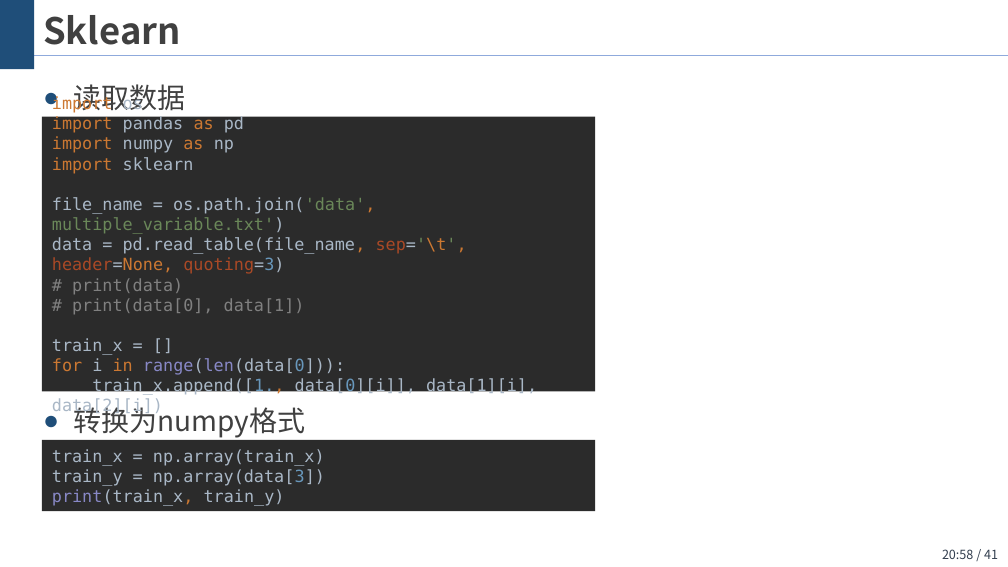
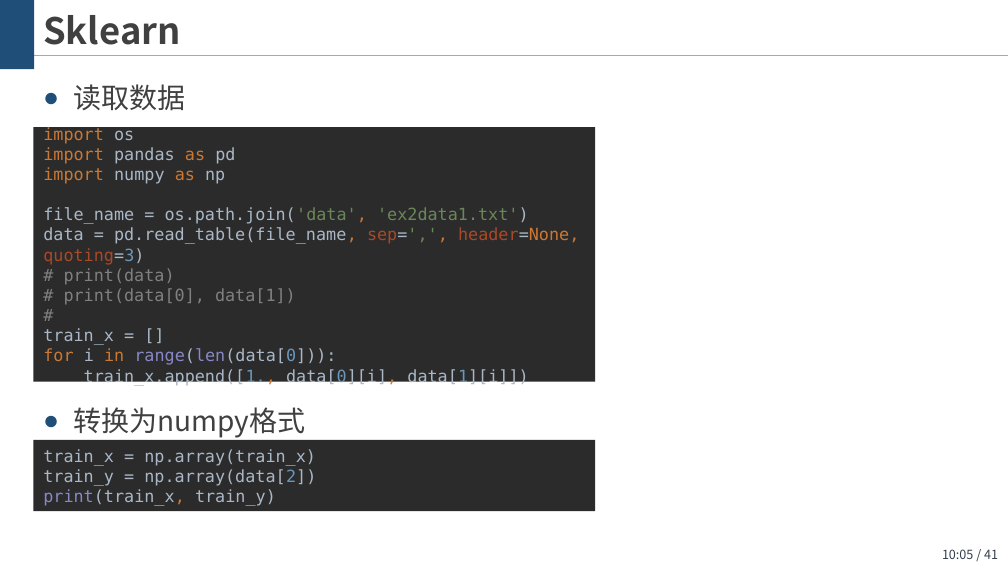
Before and after one commit to wangjin0818/Artificial_Intelligence_2021, a slide deck: slide 41 of chapter 03 - Logistic regression/逻辑斯蒂回归.pptx. Drawn at 1008x567 pixels with LibreOffice and Linux fonts; fonts in the diff are those of the drawing; background and template pictures are left out. Boxes give left, top, right and bottom in pixels: in the first picture for what was removed or moved away, otherwise in the second. Text is boxed around its words. In the diff, an @@ line names an element or a change of style, - is before the commit and + after.

```diff
--- a/chapter 03 - Logistic regression/逻辑斯蒂回归.pptx
+++ b/chapter 03 - Logistic regression/逻辑斯蒂回归.pptx
@@ rectangle "import os import pandas as ...": place and size @@
-rectangle "import os import pandas as ..." at [42, 117, 596, 392]
+rectangle "import os import pandas as ..." at [33, 127, 595, 381]
@@ text in rectangle at [43, 127, 579, 386]: text changed @@
-import os
-import pandas as pd
-import numpy as np
-import sklearn
-file_name = os.path.join('data', multiple_variable.txt')
-data = pd.read_table(file_name, sep='\t', header=None, quoting=3)
-# print(data)
-# print(data[0], data[1])
-train_x = []
-for i in range(len(data[0])):
-train_x.append([1., data[0][i]], data[1][i], data[2][i])
+import os
+import pandas as pd
+import numpy as np
+file_name = os.path.join('data', 'ex2data1.txt')
+data = pd.read_table(file_name, sep=',', header=None, quoting=3)
+# print(data)
+# print(data[0], data[1])
+#
+train_x = []
+for i in range(len(data[0])):
+train_x.append([1., data[0][i], data[1][i]])
@@ rectangle "train_x = np.array(train_x) train_y = ...": place and size @@
-rectangle "train_x = np.array(train_x) train_y = ..." at [42, 439, 596, 511]
+rectangle "train_x = np.array(train_x) train_y = ..." at [33, 439, 595, 511]
@@ text in rectangle at [43, 449, 316, 506]: text changed @@
-train_x = np.array(train_x)
-train_y = np.array(data[3])
-print(train_x, train_y)
+train_x = np.array(train_x)
+train_y = np.array(data[2])
+print(train_x, train_y)
@@ page number at [942, 549, 998, 559]: text changed @@
-20:58 / 41
+10:05 / 41
```
Also in this commit, not shown: 11 other slides changed, 3 slides added, 7 slides removed.
